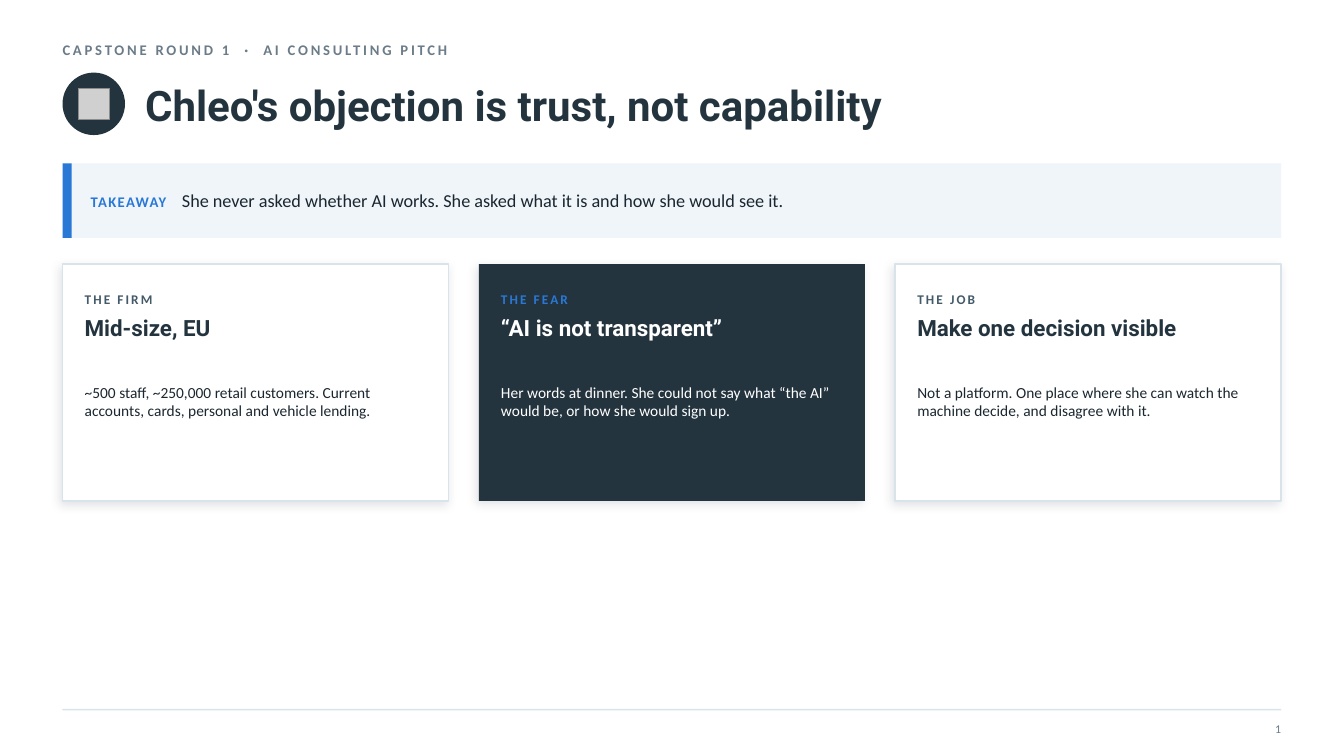
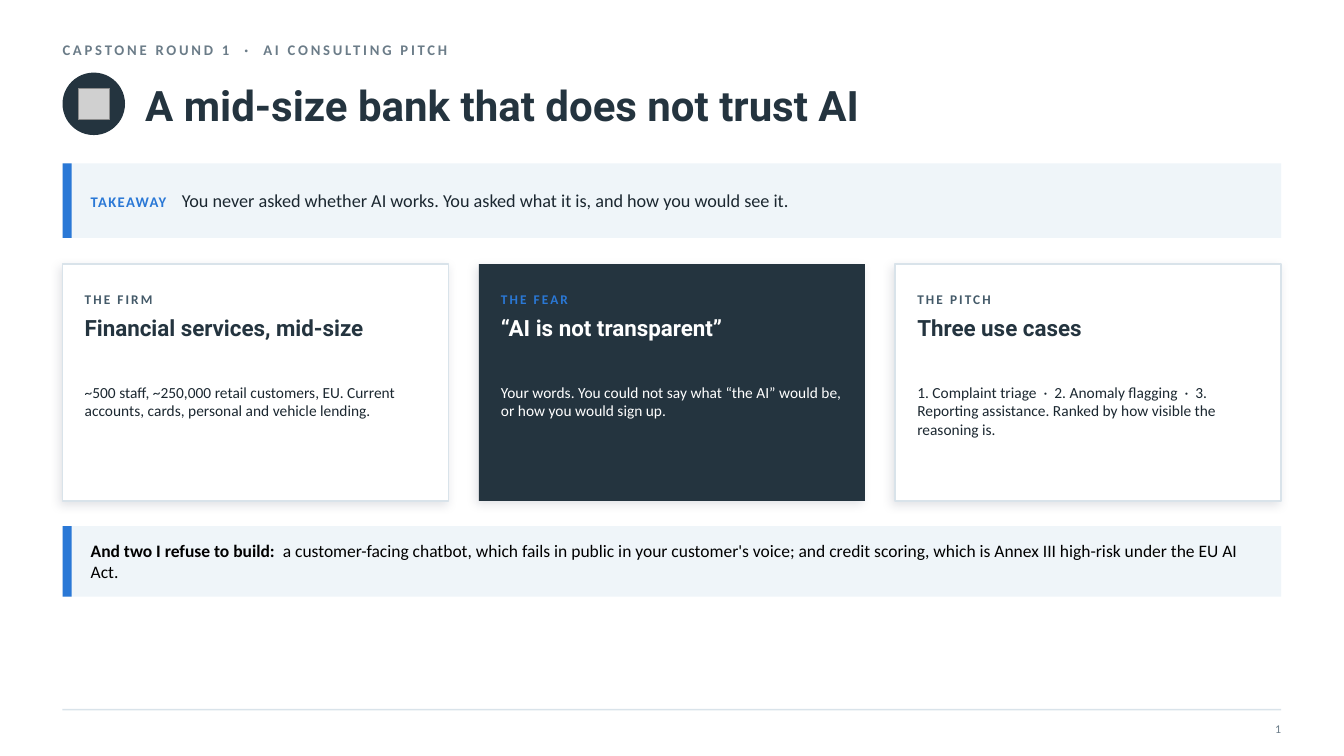
Before and after one commit to nyelugo/PROJECT-Capstone-AI-Consulting, a slide deck: slide 2 of presentation/round1_pitch.pptx. Drawn at 1344x756 pixels with LibreOffice and Linux fonts; fonts in the diff are those of the drawing; grey boxes stand for pictures. Boxes give left, top, right and bottom in pixels: in the first picture for what was removed or moved away, otherwise in the second. Text is boxed around its words. In the diff, an @@ line names an element or a change of style, - is before the commit and + after.

```diff
--- a/presentation/round1_pitch.pptx
+++ b/presentation/round1_pitch.pptx
@@ text at (x1=145, y1=89, x2=808, y2=207): text changed @@
-Chleo's objection is trust, not capability
+A mid-size bank that does not trust AI
@@ text at (x1=91, y1=194, x2=789, y2=210): text changed @@
-TAKEAWAY She never asked whether AI works. She asked what it is and how she would see it.
+TAKEAWAY You never asked whether AI works. You asked what it is, and how you would see it.
@@ text at (x1=917, y1=295, x2=991, y2=304): text changed @@
-THE JOB
+THE PITCH
@@ text at (x1=85, y1=319, x2=363, y2=340): text changed @@
-Mid-size, EU
+Financial services, mid-size
@@ text at (x1=917, y1=319, x2=1082, y2=337): text changed @@
-Make one decision visible
+Three use cases
@@ text at (x1=85, y1=387, x2=395, y2=419): text changed @@
-~500 staff, ~250,000 retail customers. Current accounts, cards, personal and vehicle lending.
+~500 staff, ~250,000 retail customers, EU. Current accounts, cards, personal and vehicle lending.
@@ text at (x1=501, y1=387, x2=841, y2=419): text changed @@
-Her words at dinner. She could not say what “the AI” would be, or how she would sign up.
+Your words. You could not say what “the AI” would be, or how you would sign up.
@@ text at (x1=917, y1=387, x2=1216, y2=438): text changed @@
-Not a platform. One place where she can watch the machine decide, and disagree with it.
+1. Complaint triage · 2. Anomaly flagging · 3. Reporting assistance. Ranked by how visible the reasoning is.
@@ rectangle added at (x1=63, y1=526, x2=1281, y2=597), fill #EFF5F9 @@
@@ rectangle added at (x1=63, y1=526, x2=72, y2=597), fill #2A78D6 @@
@@ text added at (x1=91, y1=544, x2=1237, y2=578), 12.5 pt, text #000000 @@
+And two I refuse to build: a customer-facing chatbot, which fails in public in your customer's voice; and credit scoring, which is Annex III high-risk under the EU AI Act.
```
Also in this commit, not shown: 11 other slides changed, 1 slide added, 4 slides removed, 2 other files.
